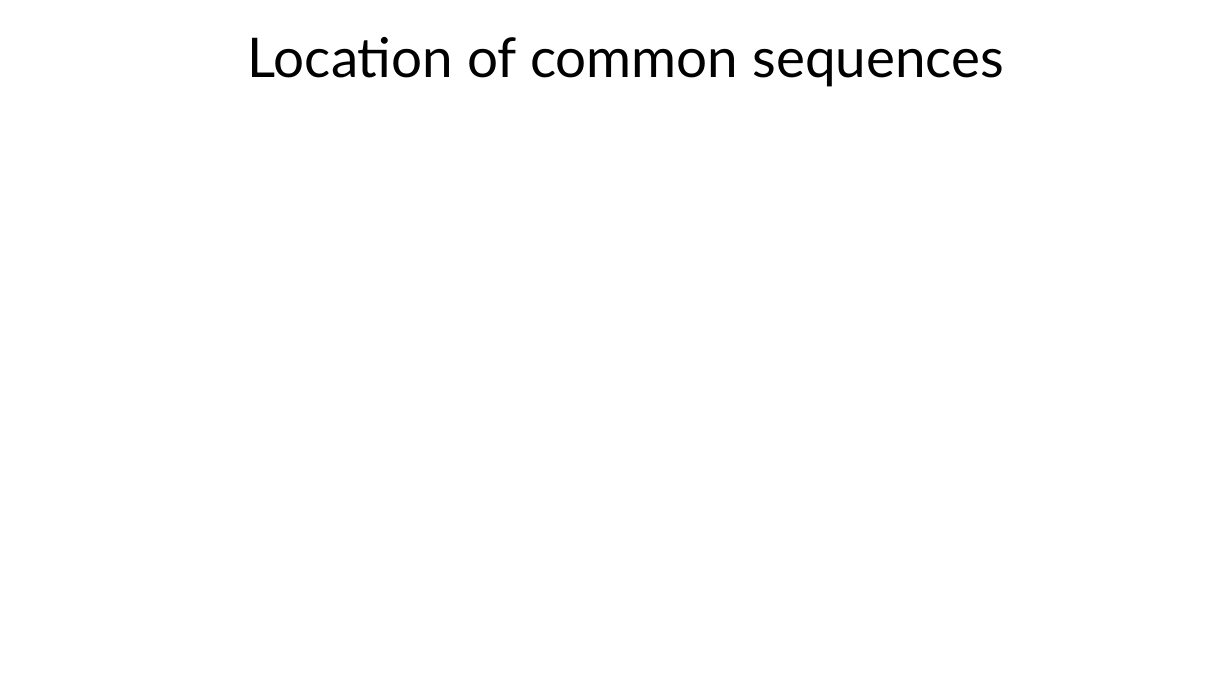
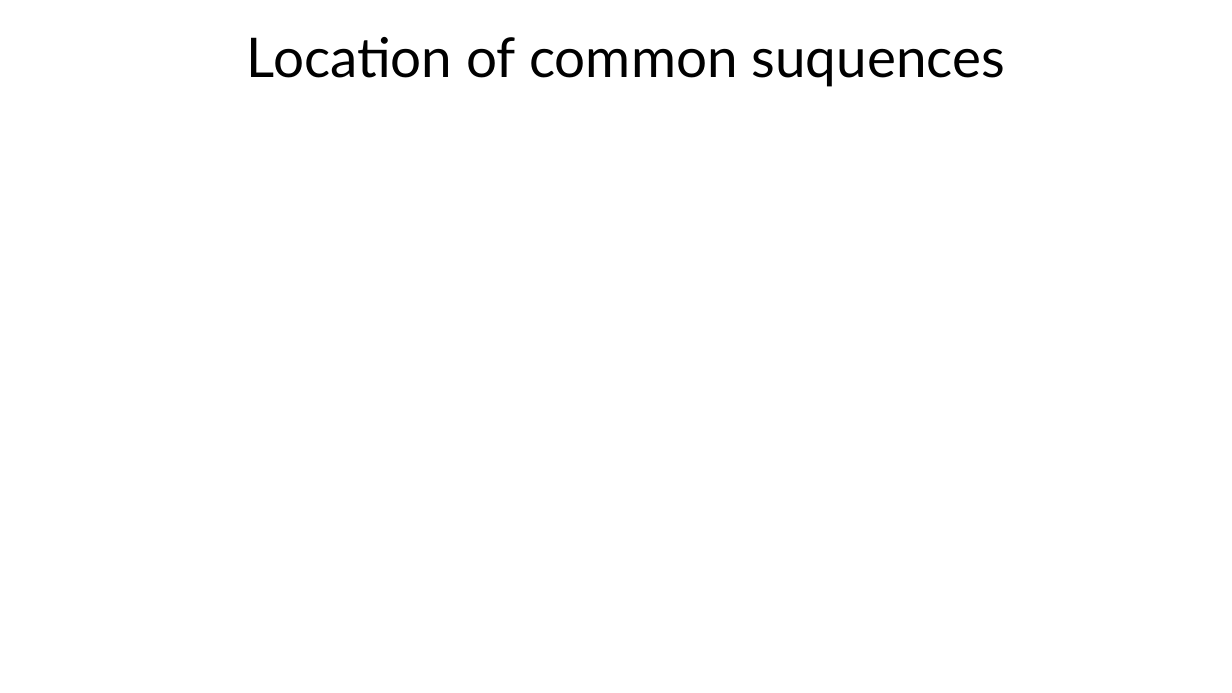
Before and after one commit to dimgold/Passwords_Visualization, a slide deck: slide 10 of Passwords.pptx. Drawn at 1232x693 pixels with LibreOffice and Linux fonts; fonts in the diff are those of the drawing; background and template pictures are left out. Boxes give left, top, right and bottom in pixels: in the first picture for what was removed or moved away, otherwise in the second. Text is boxed around its words. In the diff, an @@ line names an element or a change of style, - is before the commit and + after.

```diff
--- a/Passwords.pptx
+++ b/Passwords.pptx
@@ title at (247, 37, 1005, 87): text changed @@
-Location of common sequences
+Location of common suquences
```
Also in this commit, not shown: 2 other files.
